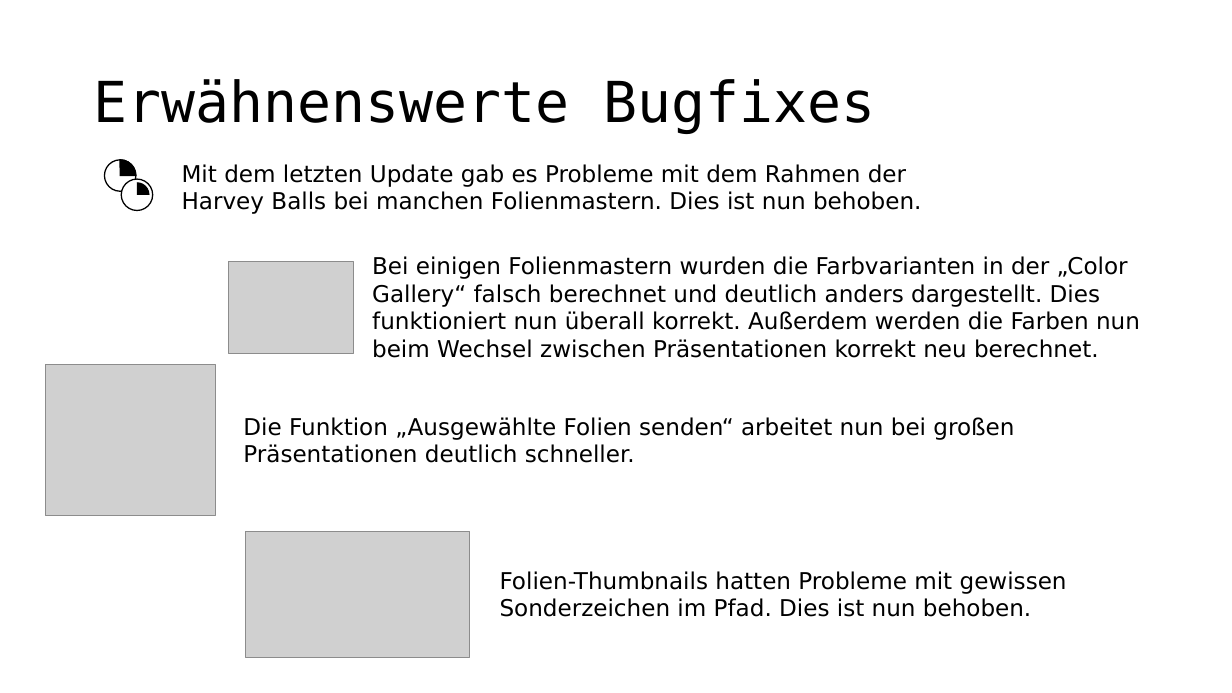
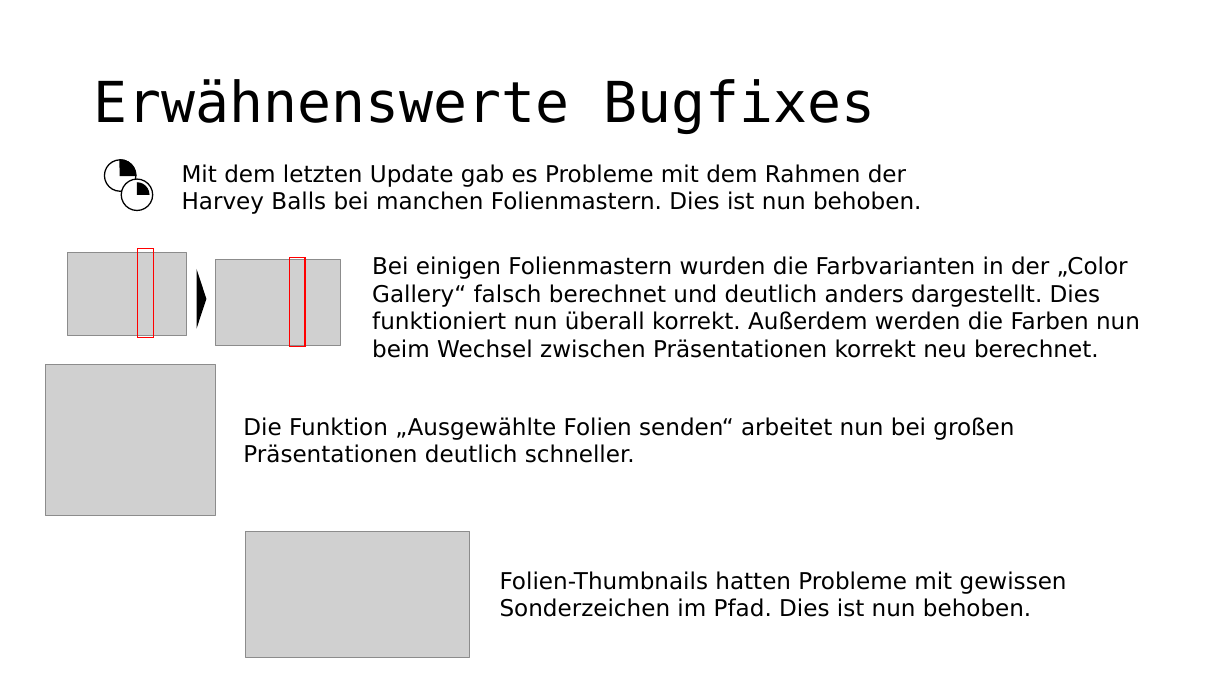
Before and after one commit to pyro-team/bkt-toolbox, a slide deck: slide 14 of documentation/Changelog.pptx. Drawn at 1232x693 pixels with LibreOffice and Linux fonts; fonts in the diff are those of the drawing; grey boxes stand for pictures. Boxes give left, top, right and bottom in pixels: in the first picture for what was removed or moved away, otherwise in the second. Text is boxed around its words. In the diff, an @@ line names an element or a change of style, - is before the commit and + after.

Commit message:
updated changelog presentation

```diff
--- a/documentation/Changelog.pptx
+++ b/documentation/Changelog.pptx
@@ picture added at (x1=67, y1=252, x2=187, y2=335) @@
@@ rectangle added at (x1=138, y1=249, x2=153, y2=337), outline #FF0000 1 pt @@
@@ triangle added at (x1=197, y1=269, x2=207, y2=329), fill #000000 @@
@@ picture resized from (x1=229, y1=262, x2=354, y2=353) to (x1=215, y1=260, x2=340, y2=347) @@
@@ rectangle added at (x1=289, y1=258, x2=305, y2=347), outline #FF0000 1 pt @@
```
